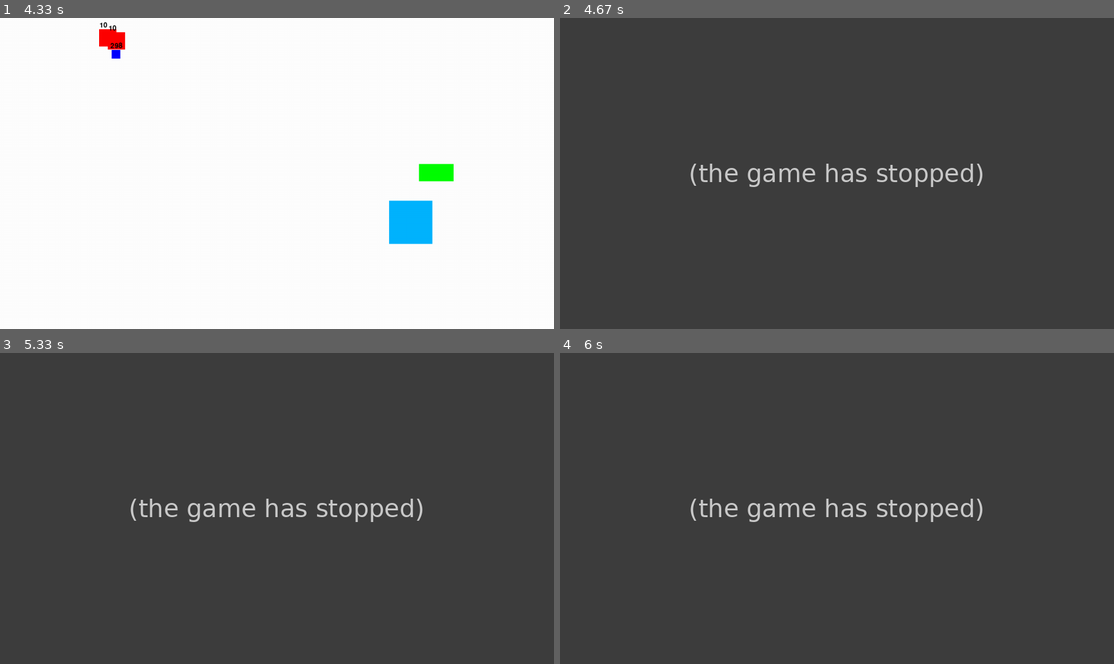
Above: before the commit, frames 1-4 (two rows, left to right).
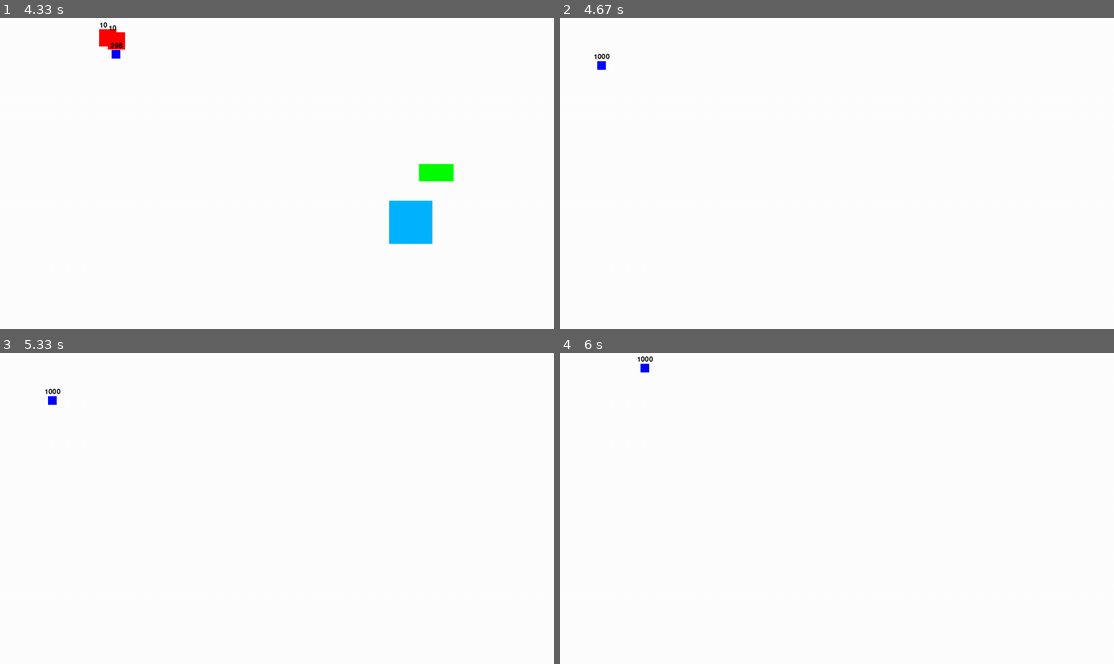
Above: after the commit, the same moments.

Repository: raphaeldupoux2/Jeux_video_pygame
Game: pygame game, started from main.py
The game is run twice, just before and just after one commit, with the same random seed, the same clock (stepped at 60 frames per second) and the same inputs.
Inputs:
- Up to frame 1 (4.33 s): hold Right 0.33-0.8 s; hold Up 0.83-1.13 s; hold Right 1.17-1.63 s; hold Left 1.67-2.2 s; hold Down 2.23-2.53 s; hold Left 2.57-2.97 s; hold Up 3-3.37 s; hold Right 3.4-4.03 s; hold Down from 4.07 s (still down)
- Up to frame 2 (4.67 s): release Down at 4.43 s; hold Left from 4.47 s (still down)
- Up to frame 3 (5.33 s): release Left at 4.93 s; hold Right from 4.97 s (still down)
- Up to frame 4 (6 s): release Right at 5.43 s; hold Up 5.47-5.77 s; hold Right from 5.8 s (still down)

Frame 1 is identical in both runs. In frame 2, 100% of the frame differs, in the area x 0-100%, y 0-100%; in frame 3, 100%; in frame 4, 100%.
Before the commit the program exited at 4.6 s; later frames show no game.

Commit message:
first commit

Diff:
--- a/acteur.py
+++ b/acteur.py
@@ -27,3 +27,6 @@
     @abstractmethod
     def comportement(self):
         pass
+
+    def affiche(self):
+        pass
--- a/buisson.py
+++ b/buisson.py
@@ -17,3 +17,6 @@
 
     def comportement(self):
         self.hide(self.game_instance.etre_vivant)
+
+    def affiche(self):
+        pass
--- a/game_instance.py
+++ b/game_instance.py
@@ -49,3 +49,6 @@
         for acteur in self.acteurs:
             acteur.comportement()
         self.draw_game()
+
+    def affiche(self):
+        pass
--- a/main.py
+++ b/main.py
@@ -12,7 +12,7 @@
 clock = pygame.time.Clock()
 
 
-def parametre(game):
+def parametre_game(game):
     player1 = Player(game)
     game.player.append(player1)
 
@@ -30,22 +30,33 @@
     game.source.append(source1)
 
 
+def parametre_paradis(game):
+    player1 = Player(game)
+    game.player.append(player1)
+
+
 def run(game):
-    print("start")
-    while game.run:
-        pygame.time.delay(2)
-        game.update()
-        for event in pygame.event.get():
-            if event.type == QUIT:
-                pygame.quit()
-                sys.exit()
+    pygame.time.delay(2)
+    game.update()
+    for event in pygame.event.get():
+        if event.type == QUIT:
+            pygame.quit()
+            sys.exit()
 
 
 if __name__ == '__main__':
 
     game = Game_instance("Squarey", 1280, 720)
-    parametre(game)
-    run(game)
+    parametre_game(game)
+
+    print("start")
+    while game.run:
+        run(game)
+
+    paradis = Game_instance("Paradis des Bouseux", 1280, 720)
+    parametre_paradis(paradis)
+    while paradis.run:
+        run(paradis)
 
     # clock.tick(60)
     print("fin")
--- a/mechant.py
+++ b/mechant.py
@@ -48,3 +48,6 @@
     def fight(self):
         if self.cible_atteinte:
             self.cible.prend_degat(3)
+
+    def affiche(self):
+        pass
--- a/player.py
+++ b/player.py
@@ -29,3 +29,6 @@
 
     def comportement(self):
         self.move()
+
+    def affiche(self):
+        pass
--- a/source.py
+++ b/source.py
@@ -16,3 +16,6 @@
 
     def comportement(self):
         self.heal(self.game_instance.player)
+
+    def affiche(self):
+        pass
